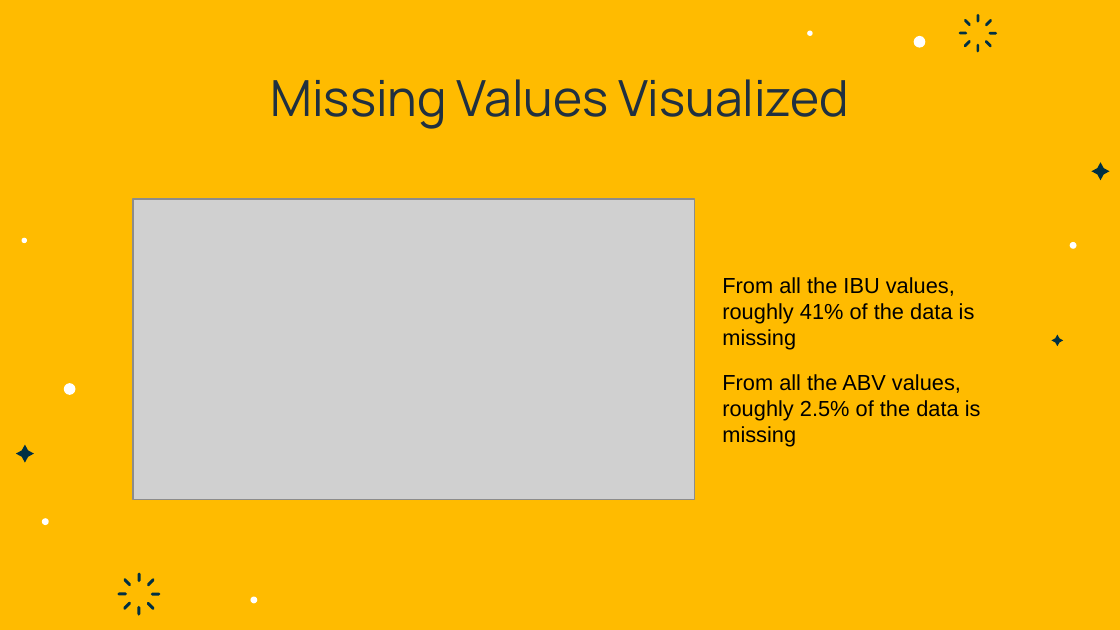
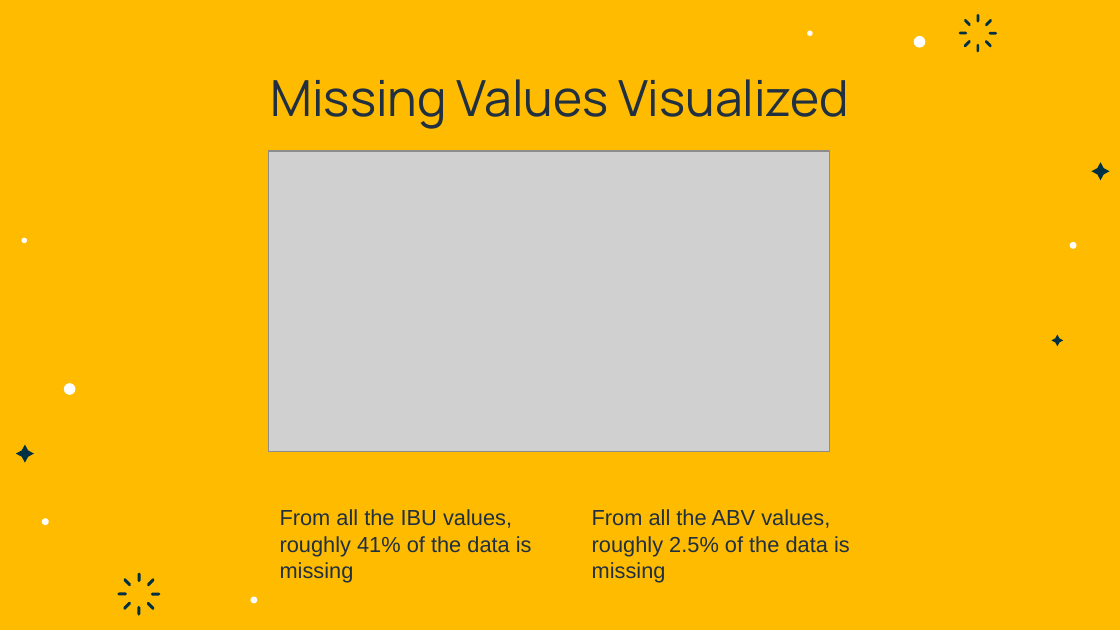
Before and after one commit to DotSumWedge/BreweryAnalysis, a slide deck: slide 4 of BeerAnalysisPresentation.pptx. Drawn at 1120x630 pixels with LibreOffice and Linux fonts; fonts in the diff are those of the drawing; grey boxes stand for pictures. Boxes give left, top, right and bottom in pixels: in the first picture for what was removed or moved away, otherwise in the second. Text is boxed around its words. In the diff, an @@ line names an element or a change of style, - is before the commit and + after.

```diff
--- a/BeerAnalysisPresentation.pptx
+++ b/BeerAnalysisPresentation.pptx
@@ picture moved from (x1=133, y1=199, x2=694, y2=501) to (x1=269, y1=151, x2=830, y2=452) @@
@@ text "From all the IBU values, ..." moved from (x1=722, y1=277, x2=975, y2=350) to (x1=280, y1=509, x2=532, y2=583) @@
@@ text "From all the IBU values, ..." at (x1=280, y1=509, x2=532, y2=583): text colour #000000 to #203040 @@
@@ text "From all the ABV values, ..." at (x1=592, y1=509, x2=850, y2=583): text colour #000000 to #203040 @@
@@ text "From all the ABV values, ..." moved from (x1=722, y1=374, x2=981, y2=447) to (x1=592, y1=509, x2=850, y2=583) @@
```
Also in this commit, not shown: 1 other file.
